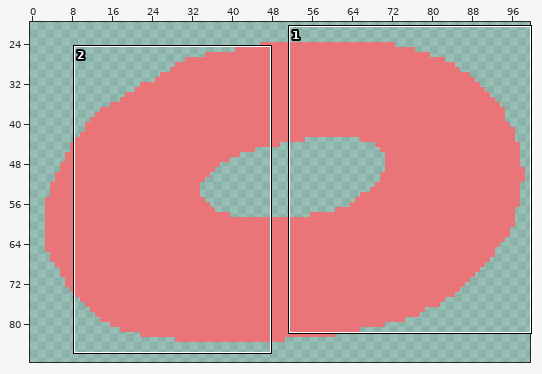
Pixel-art file: assets/front-page/ring.aseprite. Above: a wide view before the commit, with the close-up outlined.
Close-up. As it was:
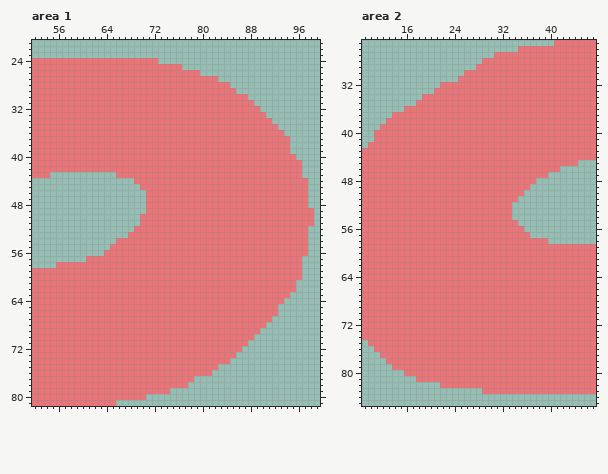
100x100 pixels, 1 frame. Shown: area 1: x 52..99, y 21..81; area 2: x 9..47, y 25..85. The wide view leaves out empty margins.
The same view after the edit:
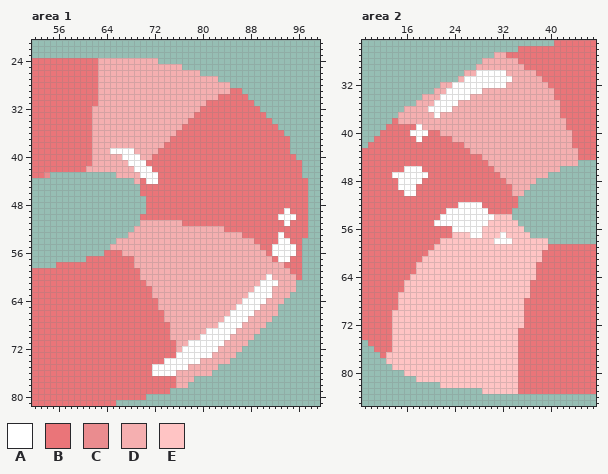
Palette (. is transparent): A #ffffff  B #ea7579  C #ea8c8f  D #f5afb0  E #ffc4c4
Commit: finished ring details, added ducks
Diff:
layer "Layer 2" added
Changed rows in their new state; - is an unchanged pixel.
Area 1, layers "Layer 2", "Layer 1":
first column x 54:
24 ---------DDDDDDDDDD--------------------------
25 ---------DDDDDDDDDDDDDD----------------------
26 ---------DDDDDDDDDDDDDDDDD-------------------
27 ---------DDDDDDDDDDDDDDDDDDDD----------------
28 ---------DDDDDDDDDDDDDDDDDDDDDD--------------
29 ---------DDDDDDDDDDDDDDDDDDDDDD-B------------
30 ---------DDDDDDDDDDDDDDDDDDDD----------------
31 ---------DDDDDDDDDDDDDDDDDD------------------
32 --------DDDDDDDDDDDDDDDDDD-------------------
33 --------DDDDDDDDDDDDDDDDD--------------------
34 --------DDDDDDDDDDDDDDDD---------------------
35 --------DDDDDDDDDDDDDDD----------------------
36 --------DDDDDDDDDDDDDD-----------------------
37 --------DDDDDDDDDDDDD------------------------
38 --------DDDDDDDDDDDD-------------------------
39 --------DDDAAAADDDD--------------------------
40 --------DDDDDAAADD---------------------------
41 --------DDDDDDAAA----------------------------
42 -------DDDDDDDDAAA---------------------------
43 C-----------DDDDAAA--------------------------
44 ---------------D-AA--------------------------
46 ----------------B----------------------------
49 ----------------------------------------A---.
50 ---------------------------------------AAA--.
51 ----------------DDDDDDD-----------------A---.
52 ---------------DDDDDDDDDDDDDDD---------------
53 --------------DDDDDDDDDDDDDDDDDDD------A-----
54 ------------DDDDDDDDDDDDDDDDDDDDDDD----AA--.-
55 -----------DDDDDDDDDDDDDDDDDDDDDDDDD--AAAA-.-
56 -------------DDDDDDDDDDDDDDDDDDDDDDDD-AAAA-.-
57 ---------------DDDDDDDDDDDDDDDDDDDDDDD-AA----
58 ---------------DDDDDDDDDDDDDDDDDDDDDDDDD-----
59 ----------------DDDDDDDDDDDDDDDDDDDDDDDDD----
60 ----------------DDDDDDDDDDDDDDDDDDDDDADDDD---
61 -----------------DDDDDDDDDDDDDDDDDDDAAADDD---
62 ------------------DDDDDDDDDDDDDDDDDAAADDDD---
63 ------------------DDDDDDDDDDDDDDDDAAAADDD----
64 -------------------DDDDDDDDDDDDDDAAAADDD-----
65 -------------------DDDDDDDDDDDDDAAAADDD------
66 --------------------DDDDDDDDDDDAAAADDDD------
67 --------------------DDDDDDDDDDAAAADDDD-------
68 ---------------------DDDDDDDDAAAADDDD--------
69 ---------------------DDDDDDAAAAADDDD---------
70 ---------------------DDDDDAAAAADDDD----------
71 ----------------------DDAAAAAADDDD-----------
72 ----------------------DAAAAAADDDD------------
73 ----------------------AAAAAADDDD-------------
74 --------------------AAAAAADDDDD--------------
75 ------------------AAAAAADDDDD----------------
76 ------------------AAAADDDDDD-----------------
77 ----------------------DDD--------------------
78 ----------------------DD---------------------
Area 2, layers "Layer 2", "Layer 1":
first column x 11:
27 --------------------DD------------
28 ------------------DDDDDD----------
29 -----------------DDDDDDDD---------
30 ---------------DDAAAAADDDDD-------
31 --------------DAAAAAAAADDDDD------
32 -----------DDAAAAAAAAADDDDDDD-----
33 ----------DDAAAAAADDDDDDDDDDDD----
34 --------DDDAAAAADDDDDDDDDDDDDD----
35 -------DDDAAAADDDDDDDDDDDDDDDDD---
36 -----DDDDAAAADDDDDDDDDDDDDDDDDD---
37 ---.DDDDDDADDDDDDDDDDDDDDDDDDDD---
38 --.-DDDDDDDDDDDDDDDDDDDDDDDDDDDD--
39 -.-----ADDDDDDDDDDDDDDDDDDDDDDDD--
40 .-----AAA--DDDDDDDDDDDDDDDDDDDDDD-
41 -------A-----DDDDDDDDDDDDDDDDDDDD-
42 ---------------DDDDDDDDDDDDDDDDDD-
43 ----------------DDDDDDDDDDDDDDDDDD
44 ------------------DDDDDDDDDDDDDDDD
45 -------------------DDDDDDDDDDDDDDD
46 -----AAA------------DDDDDDDDDDD---
47 ---AAAAAA------------DDDDDDDD-----
48 ----AAAA--------------DDDDD-------
49 ----AAA----------------DDD--------
50 -----AA----------------DD---------
52 --------------AAAA-----B----------
53 ------------AAAAAAA---------------
54 -----------AAAAAAAAAEEE-----------
55 ----------AAAAAAAAAEEEEE----------
56 -------------AAAAAEEEEEEE---------
57 -------------EEEAAEEEAEEEE--------
58 -----------EEEEEEEEEAAAEEEEEE-----
59 ----------EEEEEEEEEEEEEEEEEEE-----
60 ---------EEEEEEEEEEEEEEEEEEE------
61 --------EEEEEEEEEEEEEEEEEEEE------
62 -------EEEEEEEEEEEEEEEEEEEE-------
63 -------EEEEEEEEEEEEEEEEEEEE-------
64 ------EEEEEEEEEEEEEEEEEEEEE-------
65 -----EEEEEEEEEEEEEEEEEEEEE--------
66 -----EEEEEEEEEEEEEEEEEEEEE--------
67 ----EEEEEEEEEEEEEEEEEEEEEE--------
68 ----EEEEEEEEEEEEEEEEEEEEE---------
69 ----EEEEEEEEEEEEEEEEEEEEE---------
70 ---EEEEEEEEEEEEEEEEEEEEEE---------
71 ---EEEEEEEEEEEEEEEEEEEEEE---------
72 ---EEEEEEEEEEEEEEEEEEEEEE---------
73 ---EEEEEEEEEEEEEEEEEEEEE----------
74 ---EEEEEEEEEEEEEEEEEEEEE----------
75 ---EEEEEEEEEEEEEEEEEEEEE----------
76 ---EEEEEEEEEEEEEEEEEEEEE----------
77 --EEEEEEEEEEEEEEEEEEEEEE----------
78 --EEEEEEEEEEEEEEEEEEEEEE----------
79 ---EEEEEEEEEEEEEEEEEEEEE----------
80 -----EEEEEEEEEEEEEEEEEEE----------
81 -------EEEEEEEEEEEEEEEEE----------
82 -----------EEEEEEEEEEEEE----------
83 ------------------EEEEEE----------
